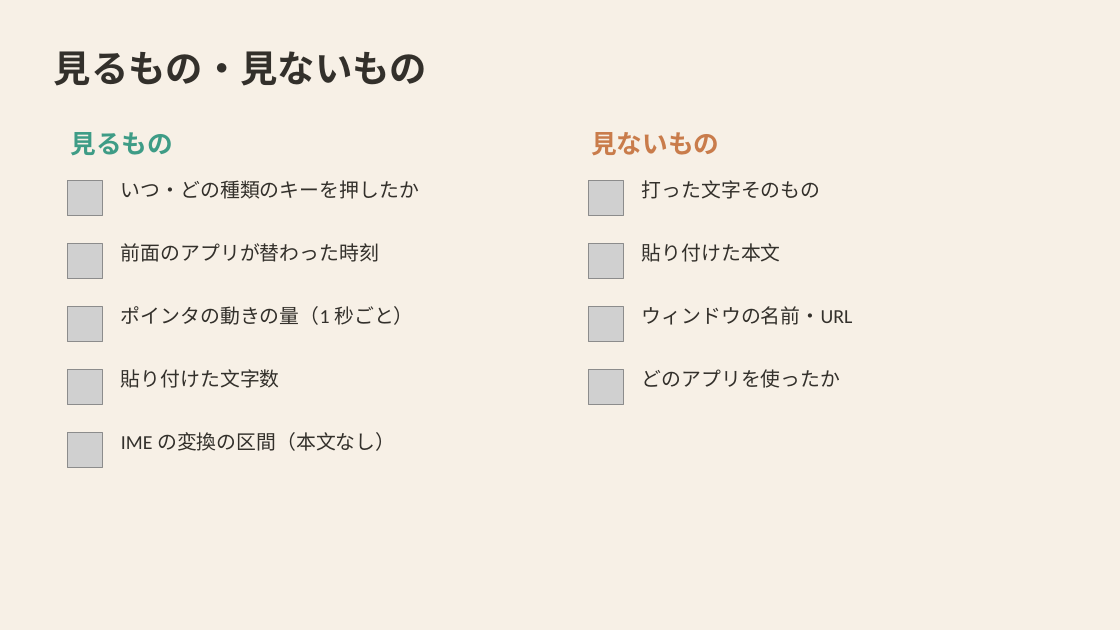
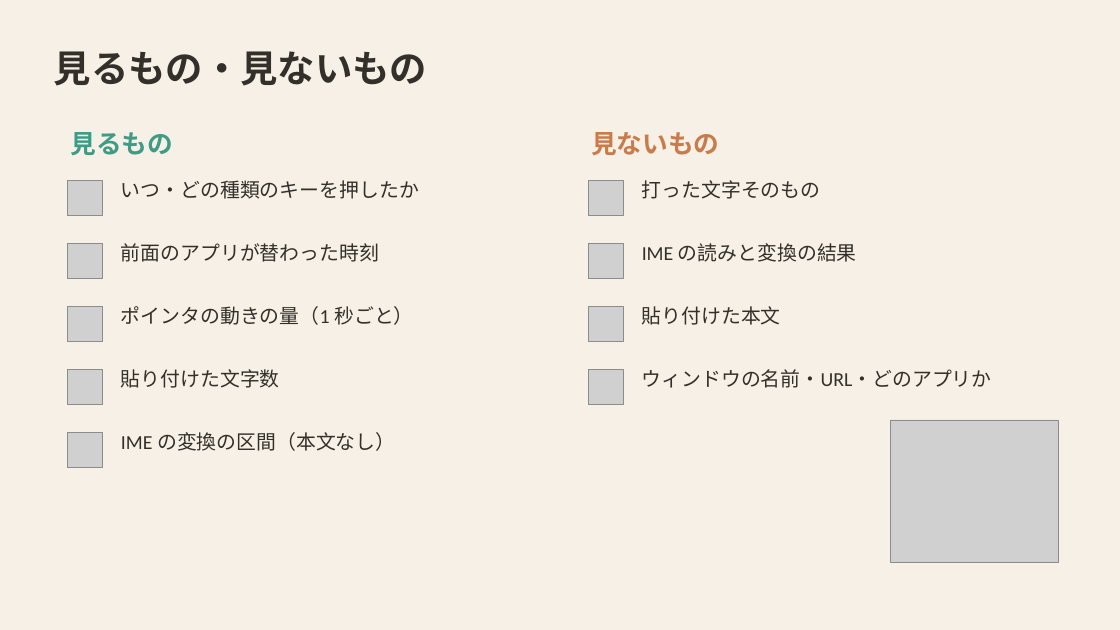
Before and after one commit to mikotomiura/GSE-prototype, a slide deck: slide 8 of docs/slides/project-overview/GSE_project_tech.pptx. Drawn at 1120x630 pixels with LibreOffice and Linux fonts; fonts in the diff are those of the drawing; grey boxes stand for pictures. Boxes give left, top, right and bottom in pixels: in the first picture for what was removed or moved away, otherwise in the second. Text is boxed around its words. In the diff, an @@ line names an element or a change of style, - is before the commit and + after.

```diff
--- a/docs/slides/project-overview/GSE_project_tech.pptx
+++ b/docs/slides/project-overview/GSE_project_tech.pptx
@@ text added at bbox=[642, 243, 857, 262], 17 pt, text #33302B @@
+IME の読みと変換の結果
@@ text "貼り付けた本文": place and size @@
-text "貼り付けた本文" at bbox=[642, 243, 781, 262]
+text "貼り付けた本文" at bbox=[642, 306, 781, 325]
@@ text removed at bbox=[642, 306, 853, 325] @@
-ウィンドウの名前・URL
@@ text at bbox=[642, 369, 992, 388]: text changed @@
-どのアプリを使ったか
+ウィンドウの名前・URL・どのアプリか
@@ picture added at bbox=[891, 420, 1059, 563] @@
```
Also in this commit, not shown: 11 other slides changed, 10 slides added, 3 slides removed, 20 other files.
